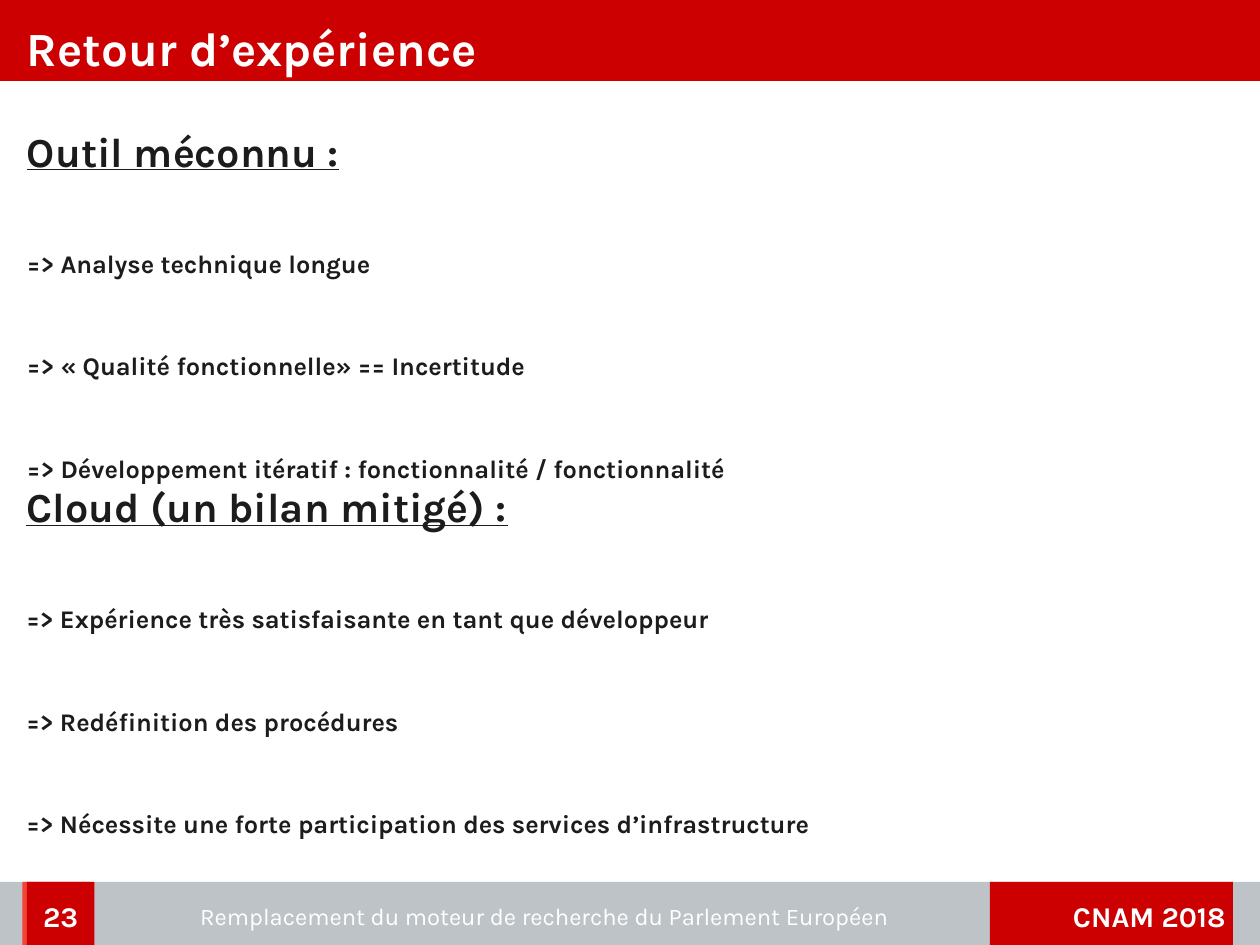
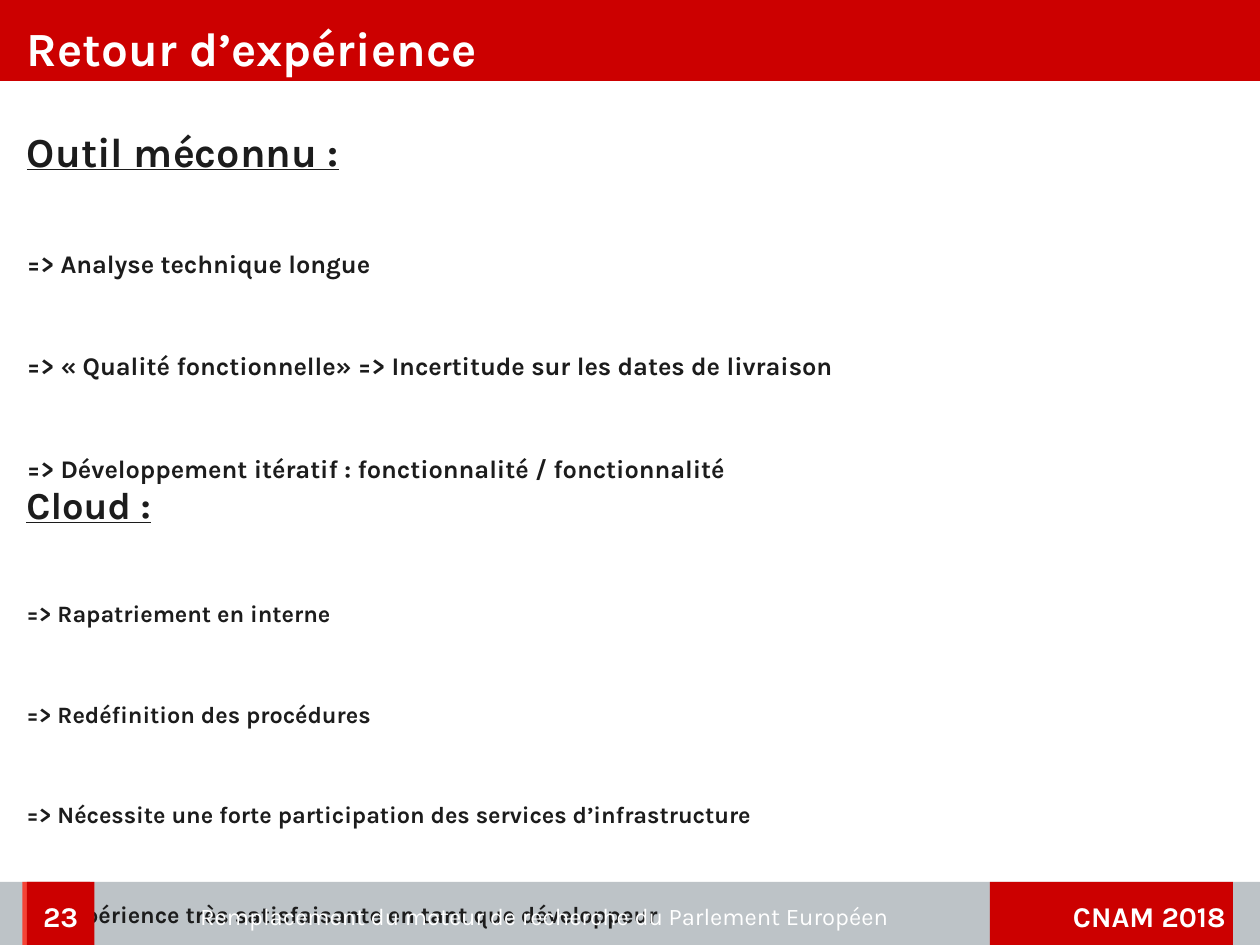
Before and after one commit to charleshuber/4tfront, a slide deck: slide 23 of memoire/presentation/memoire_presentation.odp. Drawn at 1260x945 pixels with LibreOffice and Linux fonts; fonts in the diff are those of the drawing; background and template pictures are left out. Boxes give left, top, right and bottom in pixels: in the first picture for what was removed or moved away, otherwise in the second. Text is boxed around its words. In the diff, an @@ line names an element or a change of style, - is before the commit and + after.

Commit message:
presentation

```diff
--- a/memoire/presentation/memoire_presentation.odp
+++ b/memoire/presentation/memoire_presentation.odp
@@ text at box(83, 355, 833, 380): text changed @@
-=> « Qualité fonctionnelle» == Incertitude
+=> « Qualité fonctionnelle» => Incertitude sur les dates de livraison
@@ text at box(26, 493, 330, 628): text changed; size 16 to 14.8 pt @@
-Cloud (un bilan mitigé) :
-=> Expérience très satisfaisante en tant que développeur
+Cloud :
+=> Rapatriement en interne
@@ text at box(57, 704, 751, 829): size 16 to 14.8 pt in "=> Redéfinition des procédures", "=> Nécessite une forte participation des services ..." @@
@@ text at box(57, 903, 658, 930): paragraph added @@
+=> Expérience très satisfaisante en tant que développeur
```
Also in this commit, not shown: 3 other slides changed, 2 other files.
